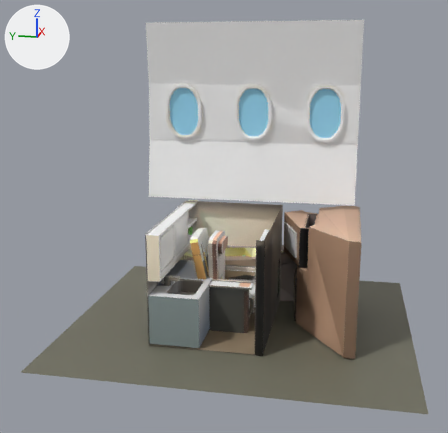
The glTF model public/models/equipment-introduction.glb, before and after one commit.
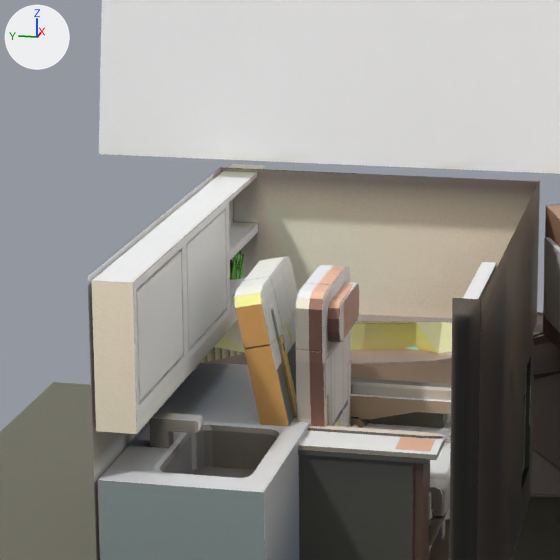
There are two pictures of each version: one whole from a camera (50 mm lens) standing at (-3.87, -0.675, 1.675) and looking at (-0.113, 0.076, 0.735), one close up on the part from 26% to 64% of the width and 35% to 74% of the height. Arrows for +X, +Y and +Z are at upper left; the lights stay in place. Both versions are drawn at frame 192 of the action 'Chair_FC_chair.001Action'; the numbers are the values there.

In view in the first close-up: 'A350_Nose_plane', 'A350_Nose_wall', 'Chair_EC_back', 'Chair_EC_chair', 'Chair_ED_back', 'Chair_ED_chair', 'Chair_FC_chair', 'Chair_FC_chair_back', 'FC_01A_wall', 'FC_01A_wall2', 'LAV_wall.004', 'LAV_wall.005'.
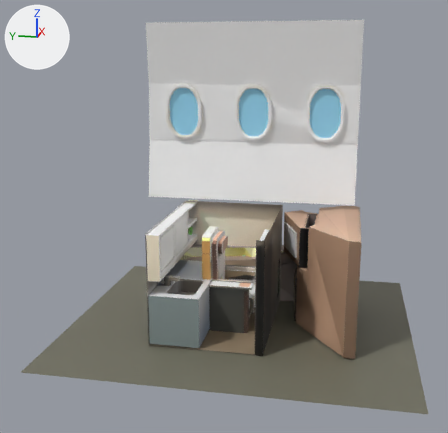
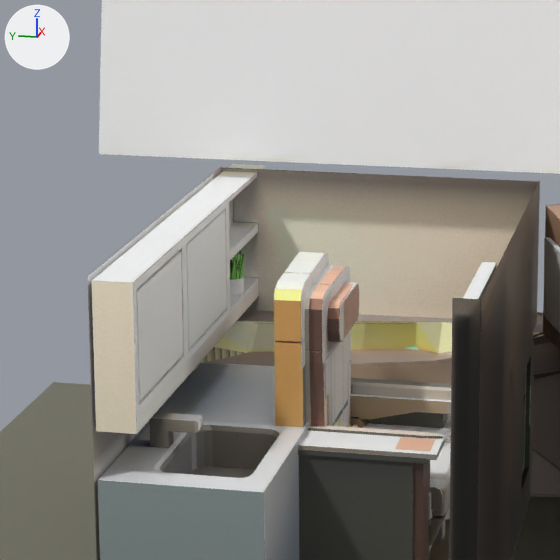
Where the change shows, as pixel boxes (x1, y1, x2, y2) in the close-ups (560 x 560 px):
'Chair_FC_chair_back', turned
    before: (234, 256, 298, 426)
    after: (274, 252, 329, 427)

What the commit changed:
Object 'Chair_FC_chair_back' (ob_chair_fc_chair_back) turns from (-11, 0, 0) to (0, 0, 0) degrees about x, y and z.
